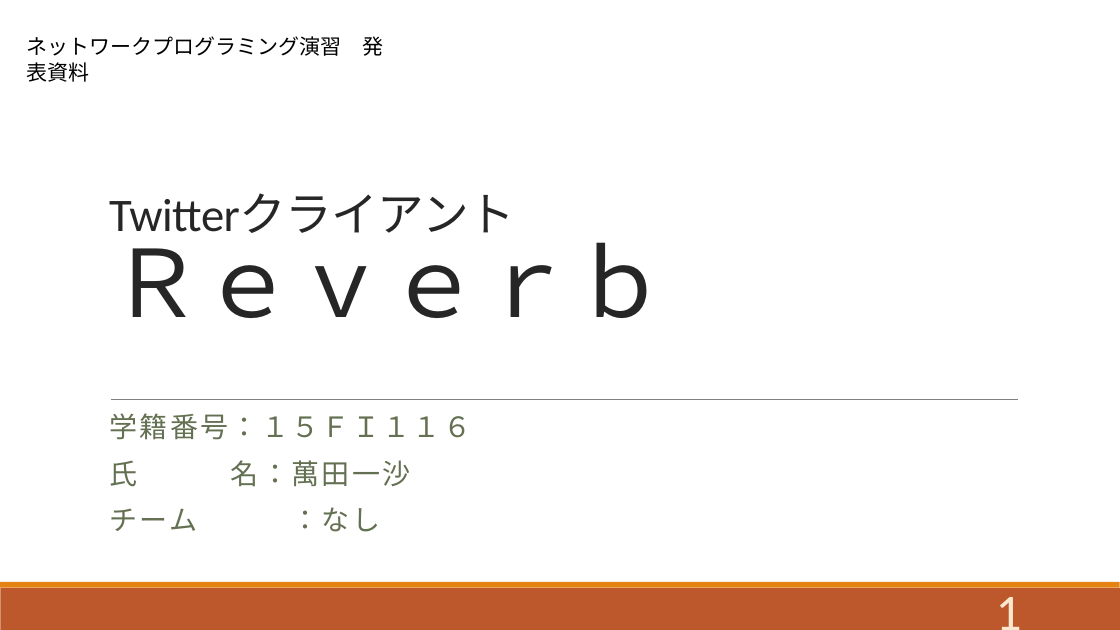
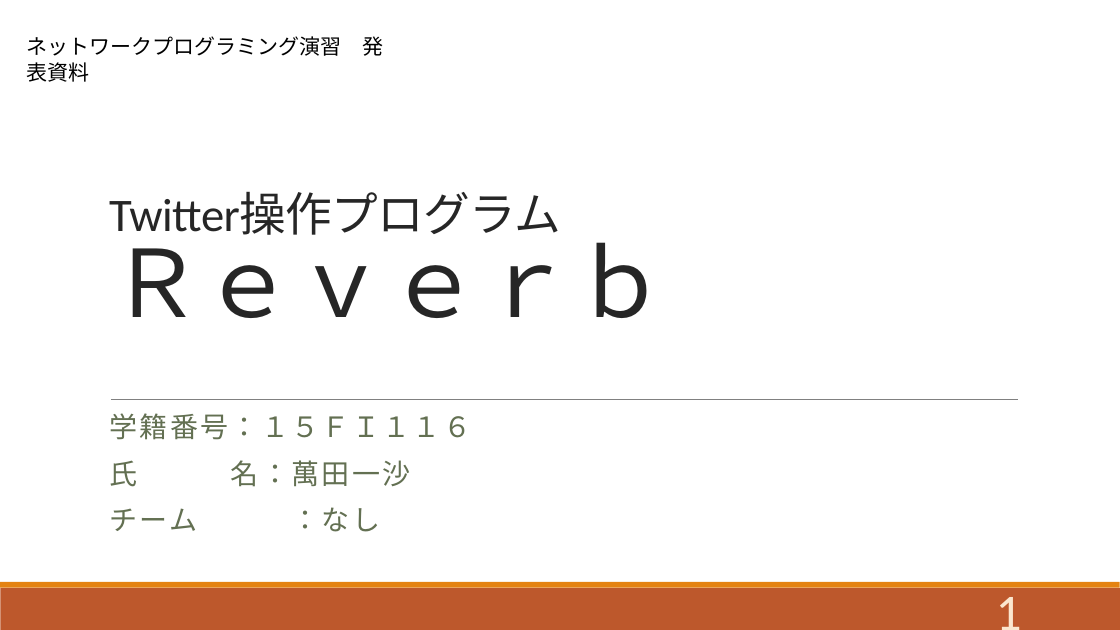
Before and after one commit to nemu-ism/reverb, a slide deck: slide 1 of reverb.pptx. Drawn at 1120x630 pixels with LibreOffice and Linux fonts; fonts in the diff are those of the drawing. Boxes give left, top, right and bottom in pixels: in the first picture for what was removed or moved away, otherwise in the second. Text is boxed around its words. In the diff, an @@ line names an element or a change of style, - is before the commit and + after.

```diff
--- a/reverb.pptx
+++ b/reverb.pptx
@@ title at box(109, 192, 666, 318): text changed @@
-Twitterクライアント
-Ｒｅｖｅｒｂ
+Twitter操作プログラム
+Ｒｅｖｅｒｂ
```
Also in this commit, not shown: 1 other file.
